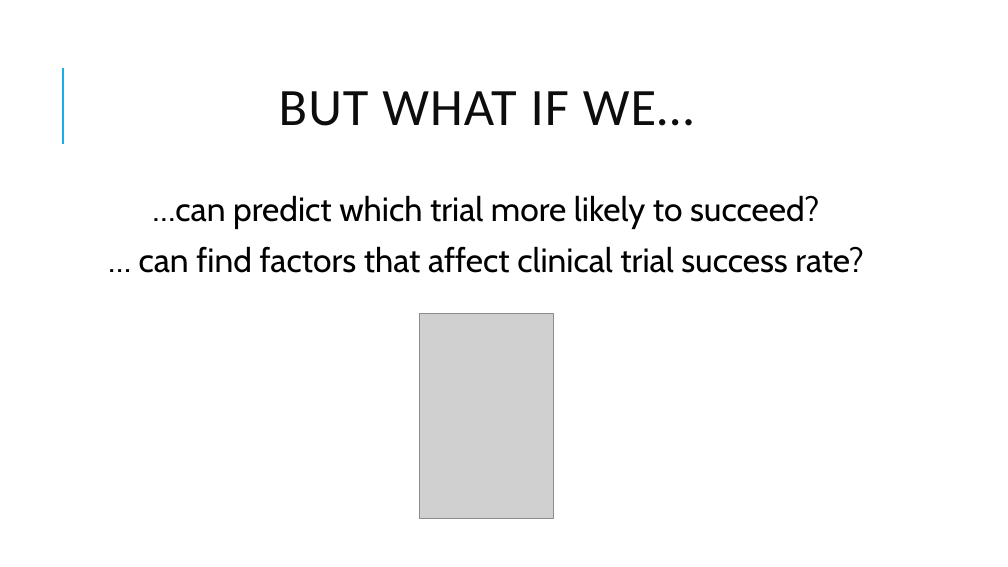
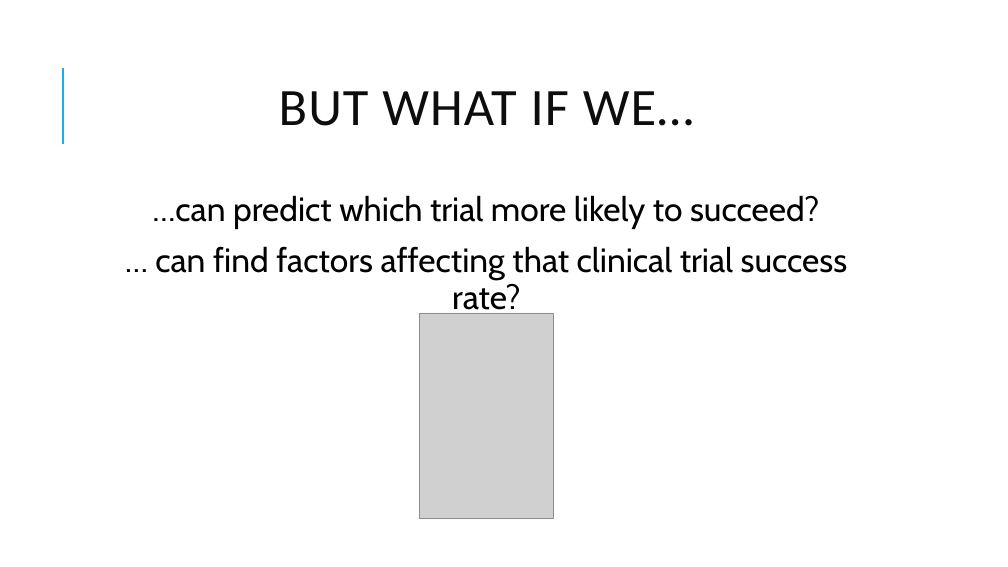
Before and after one commit to sigkarmoil/Clinical_Trial_Machine_Learning, a slide deck: slide 3 of Resources/Clinical Trial.pptx (slide 4 before the commit). Drawn at 1008x567 pixels with LibreOffice and Linux fonts; fonts in the diff are those of the drawing; grey boxes stand for pictures. Boxes give left, top, right and bottom in pixels: in the first picture for what was removed or moved away, otherwise in the second. Text is boxed around its words. In the diff, an @@ line names an element or a change of style, - is before the commit and + after.

Commit message:
Updated the PPT

```diff
--- a/Resources/Clinical Trial.pptx
+++ b/Resources/Clinical Trial.pptx
@@ text at <box>155,246,848,317</box>: text changed @@
-… can find factors that affect clinical trial success rate?
+… can find factors affecting that clinical trial success rate?
```
Also in this commit, not shown: 2 other slides changed, 1 slide added, 1 slide removed, 1 other file.
